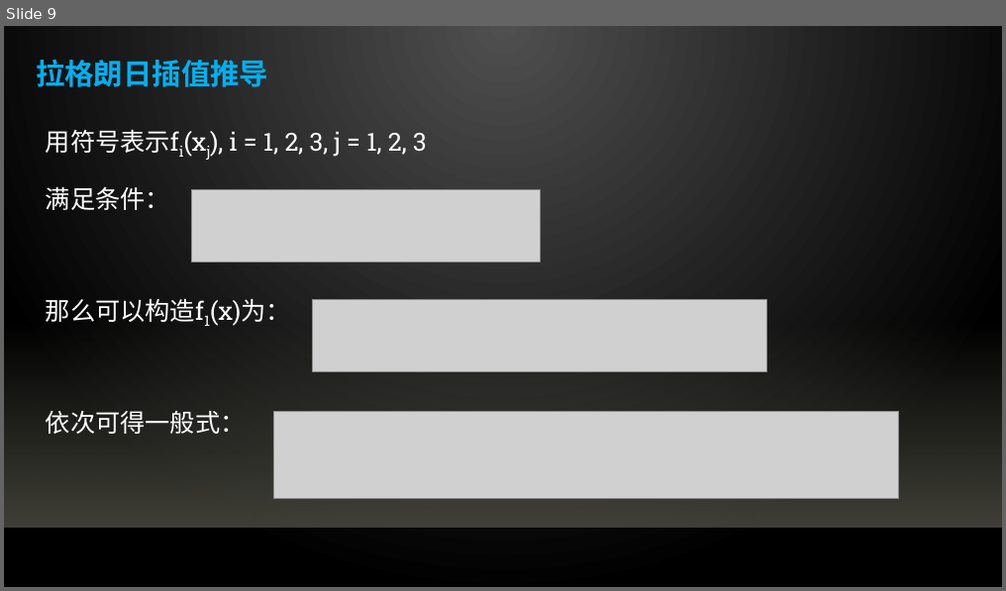
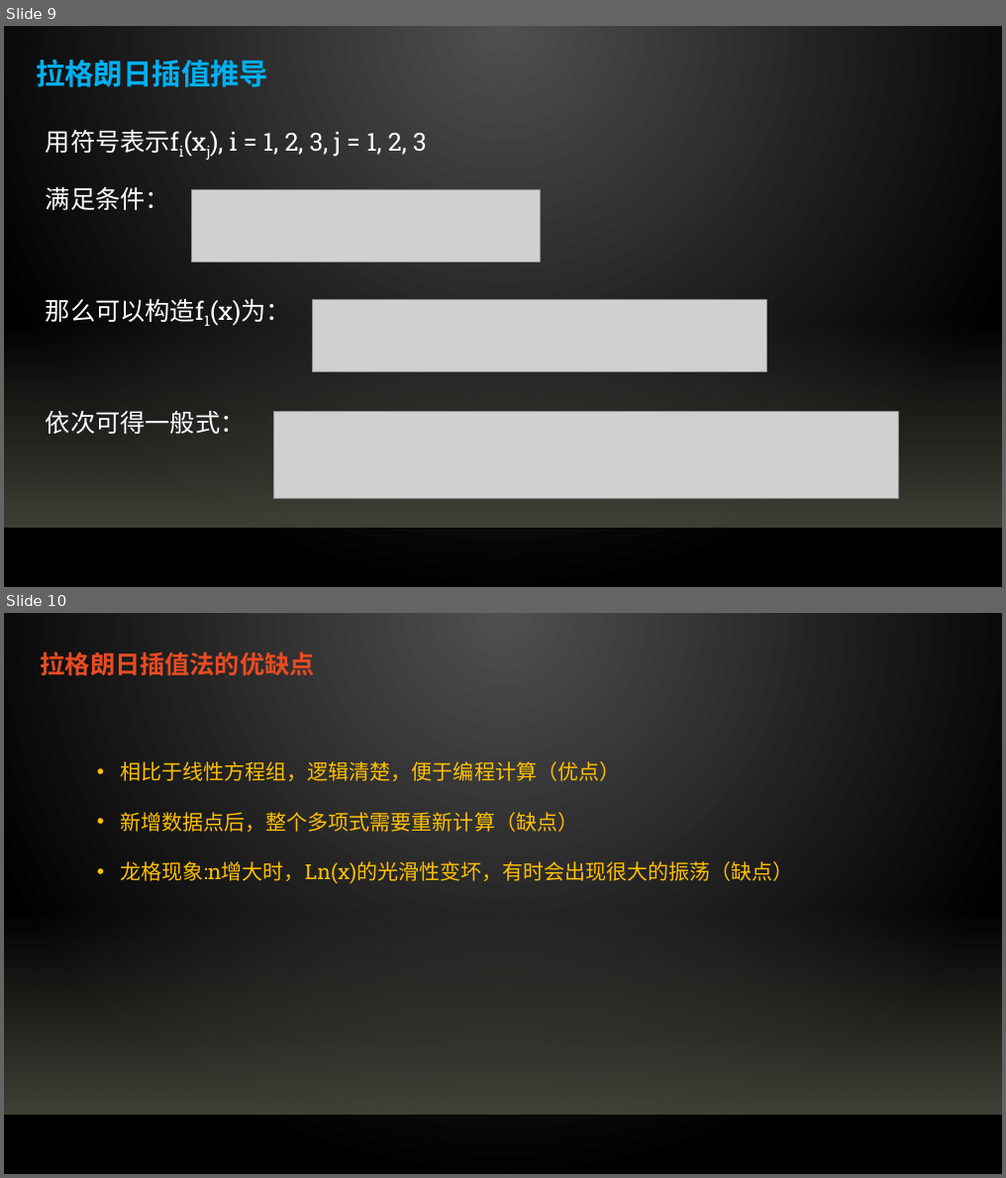
Before and after one commit to qinflying/pyinterpolation, a slide deck: docs/数据插值与拟合.pptx. Shown one above the other, each under a label of ours: slide 9 before the commit, slides 9 and 10 after it. The pictures are 1006x591 and 1006x1178 pixels, drawn with LibreOffice and Linux fonts; fonts in the diff are those of the drawing; grey boxes stand for pictures; background and template pictures are left out. Boxes give left, top, right and bottom in pixels: in the first picture for what was removed or moved away, otherwise in the second. Text is boxed around its words. In the diff, an @@ line names an element or a change of style, - is before the commit and + after.

```diff
--- a/docs/数据插值与拟合.pptx
+++ b/docs/数据插值与拟合.pptx
@@ slide 10 added at bbox=[4, 613, 1002, 1174], background gradient #505050 to #000000; not listed: 2 template elements that a slide beside it also shows @@
@@ text added at bbox=[41, 652, 315, 675], 24 pt, text #E84C22, bold @@
+拉格朗日插值法的优缺点
@@ text added at bbox=[120, 761, 793, 884], 20 pt, text #FFC000 @@
+• 相比于线性方程组，逻辑清楚，便于编程计算（优点）
+• 新增数据点后，整个多项式需要重新计算（缺点）
+• 龙格现象:n增大时，Ln(x)的光滑性变坏，有时会出现很大的振荡（缺点）
```
Also in this commit, not shown: 3 slides changed, 3 other slides added, 7 other files.
